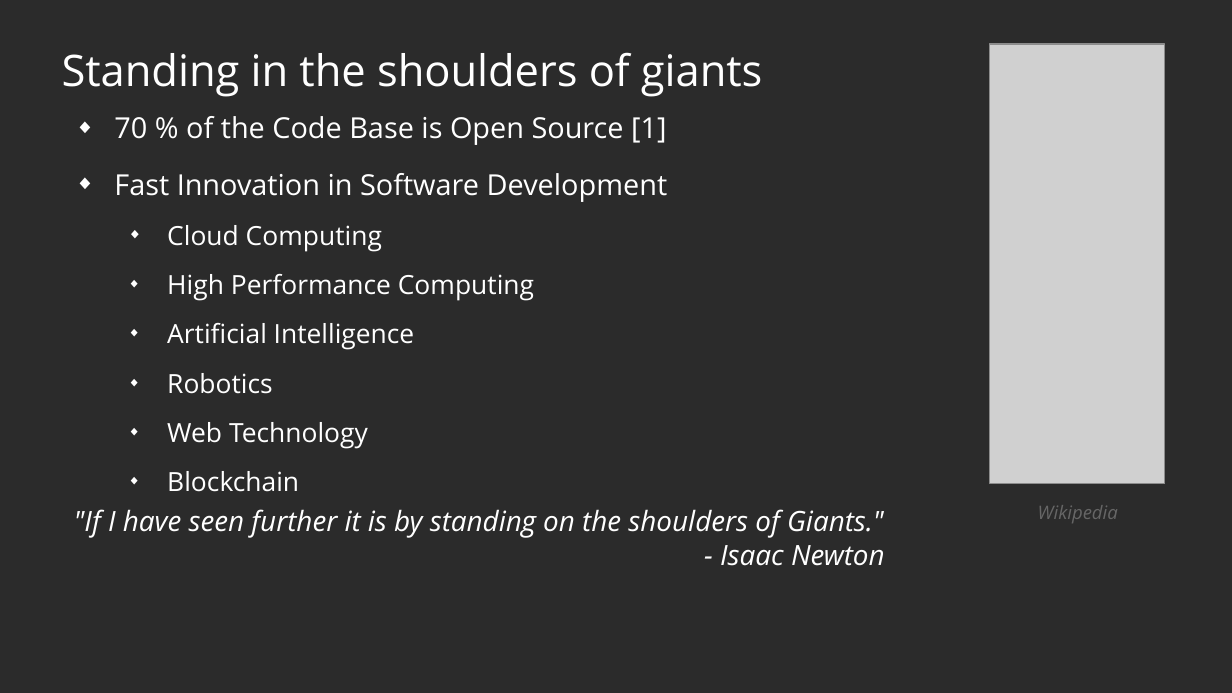
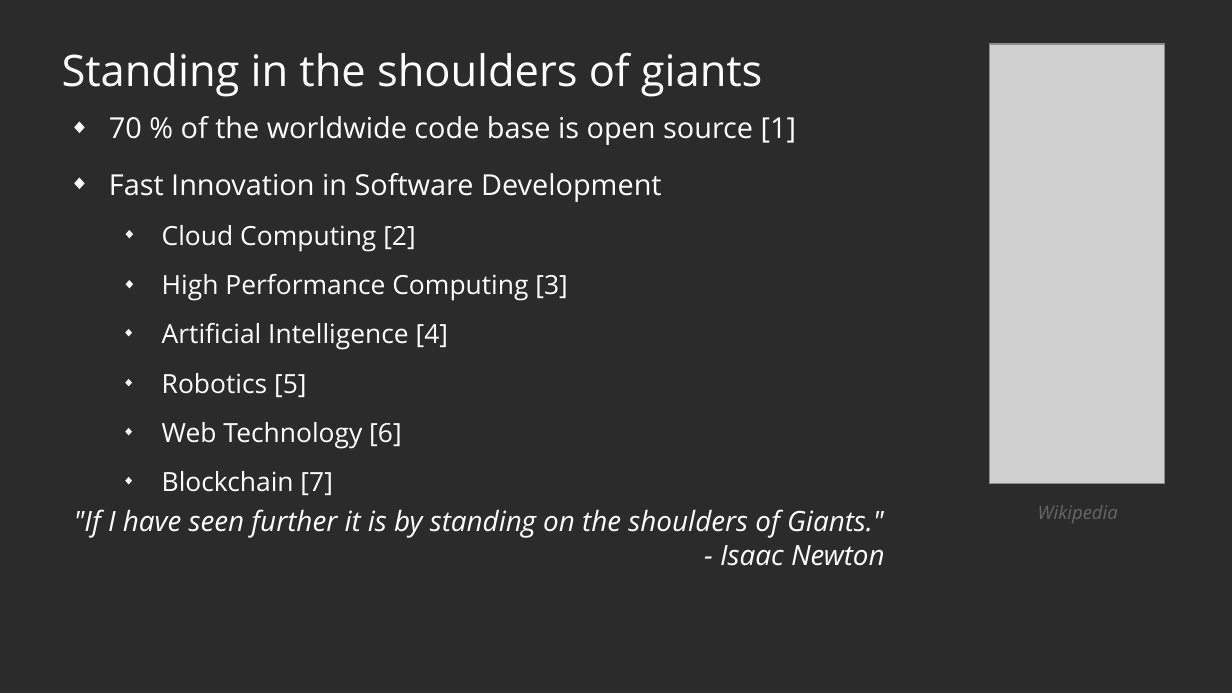
Before and after one commit to protontypes/documents, a slide deck: slide 3 of slides/2020-11-02_protontypes_GeneralSlides_R03.odp. Drawn at 1232x693 pixels with LibreOffice and Linux fonts; fonts in the diff are those of the drawing; grey boxes stand for pictures; background and template pictures are left out; a plain dark background stands for a picture behind light text. Boxes give left, top, right and bottom in pixels: in the first picture for what was removed or moved away, otherwise in the second. Text is boxed around its words. In the diff, an @@ line names an element or a change of style, - is before the commit and + after.

```diff
--- a/slides/2020-11-02_protontypes_GeneralSlides_R03.odp
+++ b/slides/2020-11-02_protontypes_GeneralSlides_R03.odp
@@ text at (x1=109, y1=116, x2=796, y2=145): text changed @@
-◆ 70 % of the Code Base is Open Source [1]
+◆ 70 % of the worldwide code base is open source [1]
@@ text at (x1=162, y1=225, x2=567, y2=449): text changed @@
-  ◆ Cloud Computing
-  ◆ High Performance Computing
-  ◆ Artificial Intelligence
-  ◆ Robotics
-  ◆ Web Technology
-  ◆ Blockchain
+  ◆ Cloud Computing [2]
+  ◆ High Performance Computing [3]
+  ◆ Artificial Intelligence [4]
+  ◆ Robotics [5]
+  ◆ Web Technology [6]
+  ◆ Blockchain [7]
```
Also in this commit, not shown: 3 other slides changed, 2 slides added, 1 slide removed, 1 other file.
